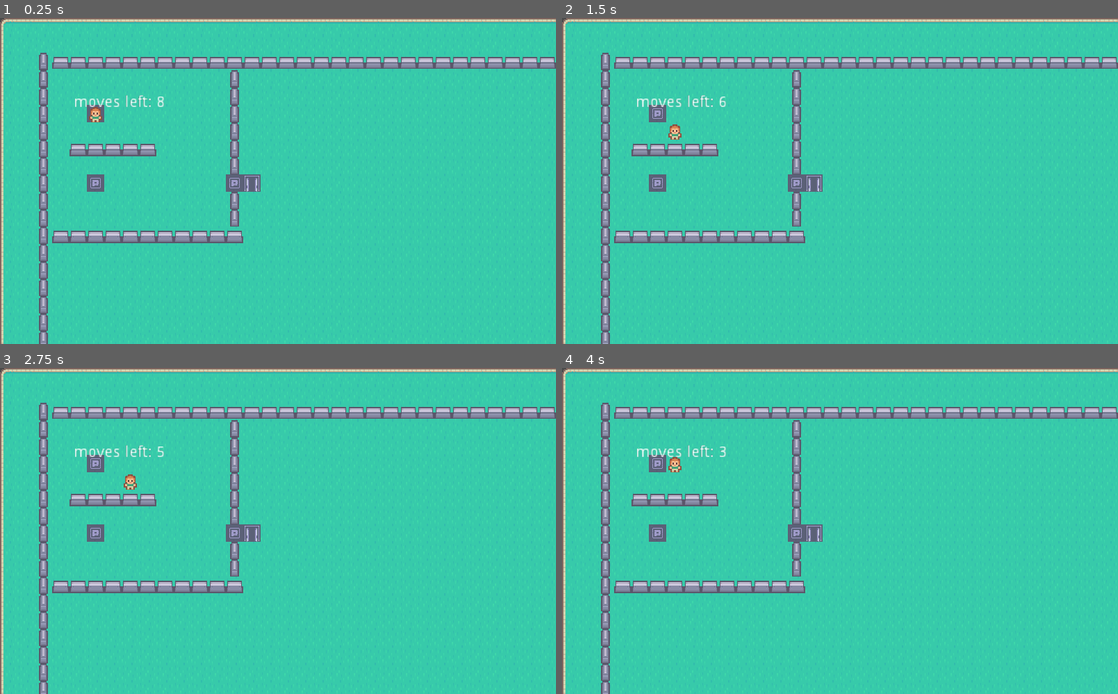
Above: before the commit, frames 1-4 (two rows, left to right).
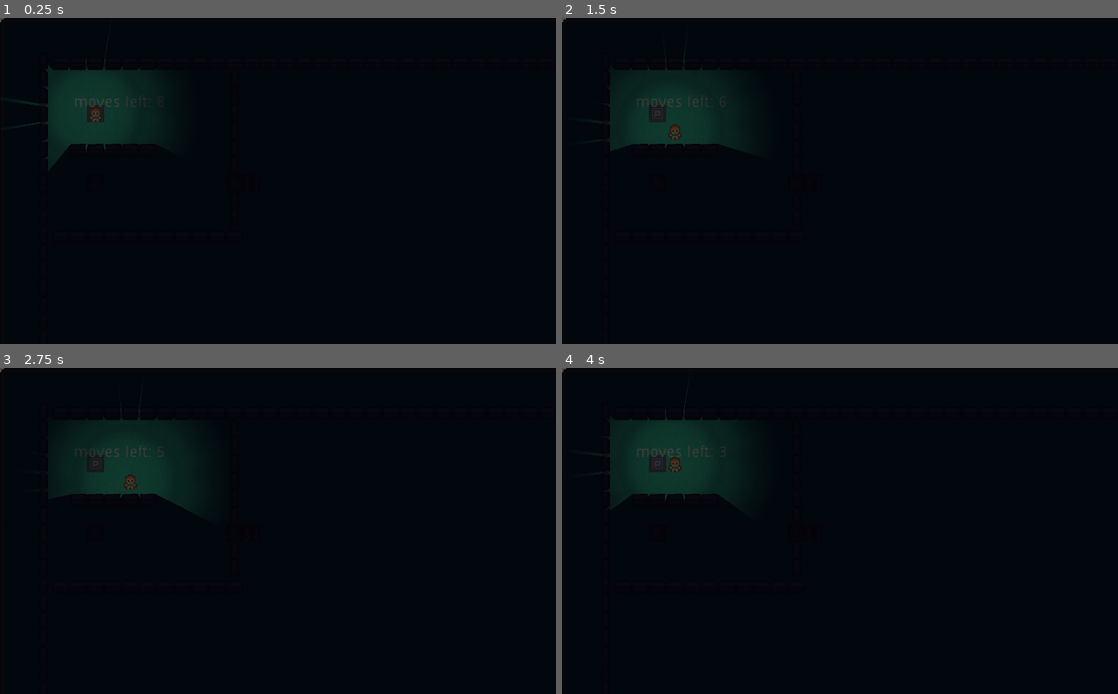
Above: after the commit, the same moments.

Repository: dsg-jam/LD50
Game: Godot game, scene res://scenes/playground.tscn
Same seed, same stepped clock (60 frames per second), same inputs: the game is played once before the commit and once after it.
Inputs:
- Up to frame 1 (0.25 s): no input
- Up to frame 2 (1.5 s): tap Enter at 0.5 s; hold Right (move_right) 0.53-1.28 s; tap Space at 1.25 s; hold Down (move_down) from 1.28 s (still down)
- Up to frame 3 (2.75 s): tap Enter at 2 s; release Down (move_down) at 2.03 s; hold Right (move_right) from 2.03 s (still down)
- Up to frame 4 (4 s): tap Space at 2.75 s; release Right (move_right) at 2.78 s; hold Up (move_up) 2.78-3.53 s; tap Enter at 3.5 s; hold Left (move_left) from 3.53 s (still down)

The runs differ from the first frame. In frame 1, 100% of the frame differs, in the area x 0-100%, y 0-100%; in frame 2, 100%; in frame 3, 100%; in frame 4, 100%.

Commit message:
basic player lights

Diff:
--- a/scenes/playground.tscn
+++ b/scenes/playground.tscn
@@ -1,9 +1,10 @@
-[gd_scene load_steps=15 format=2]
+[gd_scene load_steps=23 format=2]
 
 [ext_resource path="res://scripts/player.gd" type="Script" id=1]
 [ext_resource path="res://assets/tilemap.png" type="Texture" id=2]
 [ext_resource path="res://assets/player/player_down_idle.png" type="Texture" id=3]
 [ext_resource path="res://scenes/UI.tscn" type="PackedScene" id=4]
+[ext_resource path="res://assets/light.png" type="Texture" id=5]
 
 [sub_resource type="ConvexPolygonShape2D" id=1]
 points = PoolVector2Array( 0, 0, 16, 0, 16, 16, 0, 16 )
@@ -11,8 +12,26 @@
 [sub_resource type="ConvexPolygonShape2D" id=2]
 points = PoolVector2Array( 0, 0, 16, 0, 16, 16, 0, 16 )
 
+[sub_resource type="OccluderPolygon2D" id=11]
+polygon = PoolVector2Array( 14.4196, 9.05313, 14.6134, 4.20795, 1.24078, 4.40176, 1.24078, 16, 14.4196, 16 )
+
+[sub_resource type="OccluderPolygon2D" id=12]
+polygon = PoolVector2Array( 14.4196, 16, 1.43459, 16, 1.43459, 3.90628, 14.4196, 3.90628 )
+
+[sub_resource type="OccluderPolygon2D" id=13]
+polygon = PoolVector2Array( 1.32674, 4.40176, 0.939117, 4.20795, 1.13293, 16, 14.5056, 16, 15.087, 3.82034 )
+
+[sub_resource type="OccluderPolygon2D" id=14]
+polygon = PoolVector2Array( 14.5056, 10.3019, 0.939117, 10.3019, 0.939117, 5.45676, 14.5056, 5.45676 )
+
+[sub_resource type="OccluderPolygon2D" id=15]
+polygon = PoolVector2Array( 12.0721, 14.6735, 3.73837, 14.6735, 4.31978, 1.30084, 11.8783, 1.88226 )
+
+[sub_resource type="OccluderPolygon2D" id=16]
+polygon = PoolVector2Array( 9.35876, 13.5966, 6.25786, 13.5966, 6.25786, 1.58061, 9.35876, 1.58061 )
+
 [sub_resource type="ConvexPolygonShape2D" id=3]
-points = PoolVector2Array( 0, 0, 16, 0, 16, 16, 0, 16 )
+points = PoolVector2Array( 0, 0, 16, 0, 16, 16, 0, 15.8363 )
 
 [sub_resource type="ConvexPolygonShape2D" id=4]
 points = PoolVector2Array( 0, 0, 16, 0, 16, 16, 0, 16 )
@@ -27,6 +46,9 @@
 points = PoolVector2Array( 0, 0, 16, 0, 16, 16, 0, 16 )
 
 [sub_resource type="ConvexPolygonShape2D" id=8]
+points = PoolVector2Array( 0, 0, 16, 0, 16, 16, 0, 16 )
+
+[sub_resource type="ConvexPolygonShape2D" id=17]
 points = PoolVector2Array( 0, 0, 16, 0, 16, 16, 0, 16 )
 
 [sub_resource type="TileSet" id=9]
@@ -104,7 +126,7 @@
 3/autotile/icon_coordinate = Vector2( 0, 0 )
 3/autotile/tile_size = Vector2( 16, 16 )
 3/autotile/spacing = 0
-3/autotile/occluder_map = [  ]
+3/autotile/occluder_map = [ Vector2( 0, 0 ), SubResource( 11 ), Vector2( 0, 1 ), SubResource( 12 ), Vector2( 1, 0 ), SubResource( 13 ), Vector2( 1, 1 ), SubResource( 14 ), Vector2( 2, 0 ), SubResource( 15 ), Vector2( 2, 1 ), SubResource( 16 ) ]
 3/autotile/navpoly_map = [  ]
 3/autotile/priority_map = [  ]
 3/autotile/z_index_map = [  ]
@@ -151,6 +173,12 @@
 "one_way_margin": 1.0,
 "shape": SubResource( 8 ),
 "shape_transform": Transform2D( 1, 0, 0, 1, 0, 0 )
+}, {
+"autotile_coord": Vector2( 2, 0 ),
+"one_way": false,
+"one_way_margin": 1.0,
+"shape": SubResource( 17 ),
+"shape_transform": Transform2D( 1, 0, 0, 1, 0, 0 )
 } ]
 3/z_index = 0
 
@@ -220,4 +248,15 @@
 enabled = true
 cast_to = Vector2( 0, 16 )
 
+[node name="playerLight" type="Light2D" parent="Player"]
+texture = ExtResource( 5 )
+texture_scale = 0.2
+color = Color( 0.858824, 0.85098, 0.658824, 0.839216 )
+energy = 0.6
+shadow_enabled = true
+
+[node name="SceneDarkener" type="CanvasModulate" parent="."]
+position = Vector2( 41, 40 )
+color = Color( 0.0392157, 0.0392157, 0.0784314, 1 )
+
 [connection signal="body_entered" from="Player" to="Player" method="_on_Player_body_entered"]
Binary file added: assets/light.png
Not shown, added: assets/light.png.import
